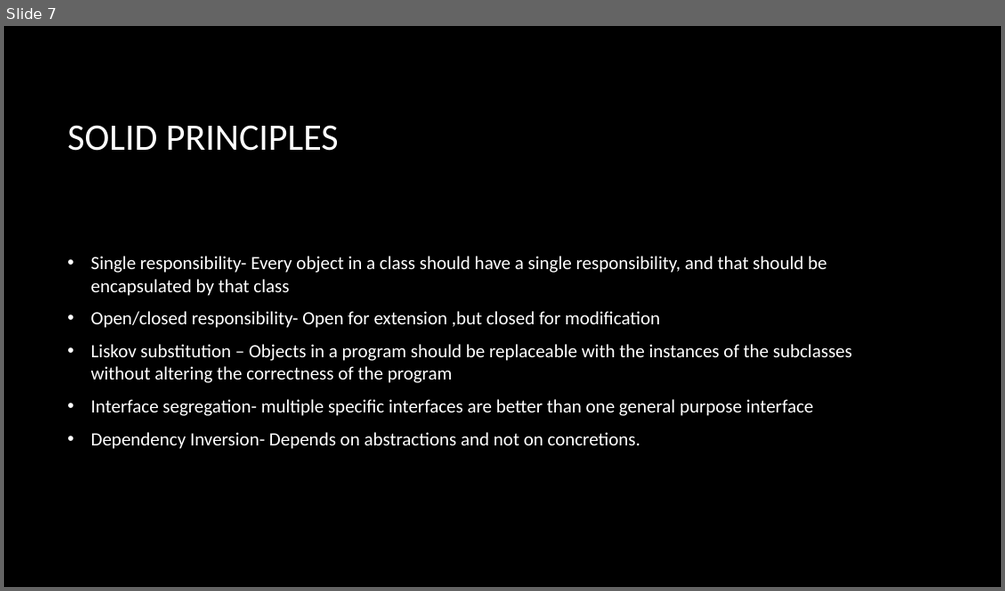
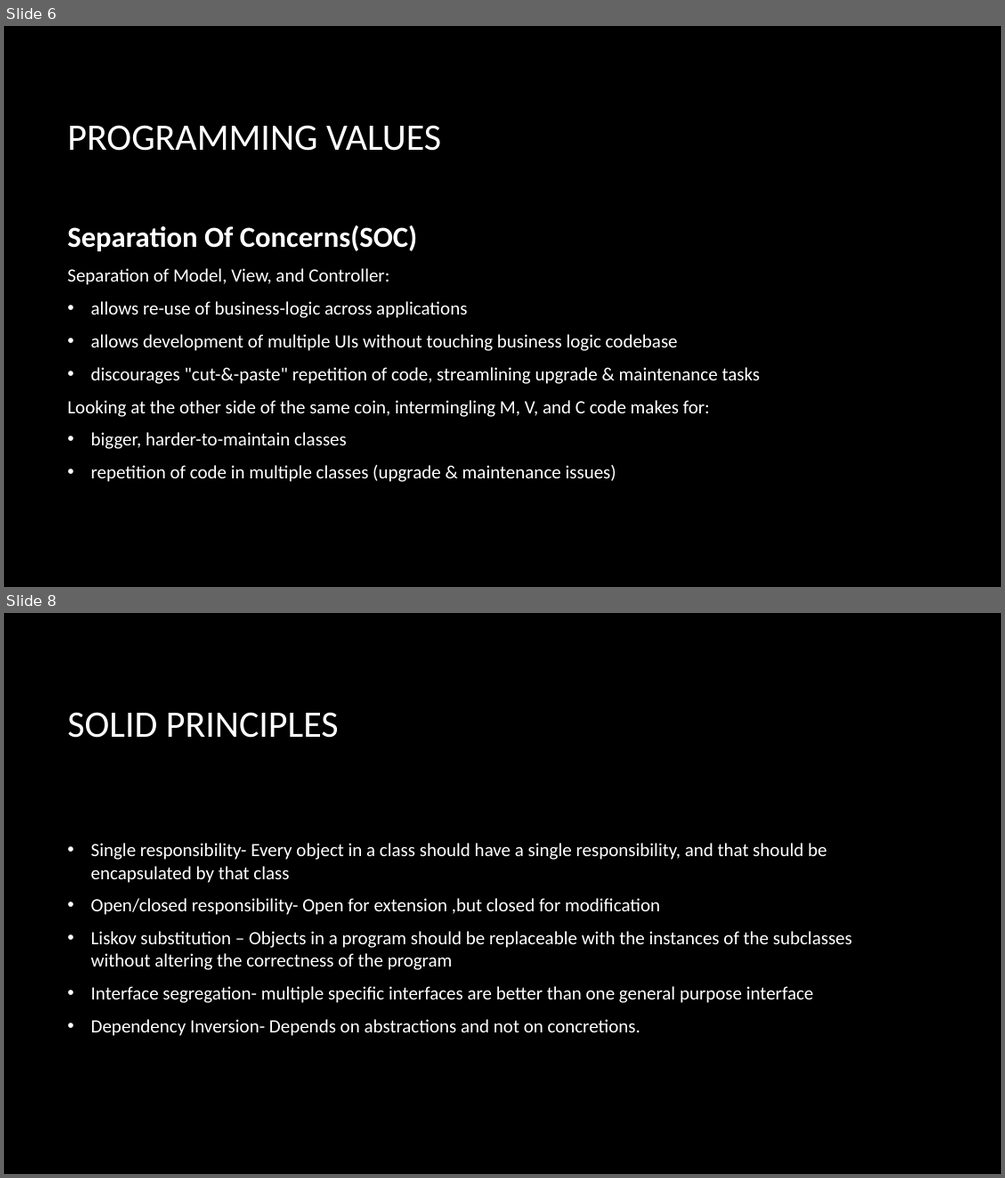
Before and after one commit to KBarros2014/TEAMB, a slide deck: site/documents/Final Presentation/final presentation.pptx. Shown one above the other, each under a label of ours: slide 7 before the commit, slides 6 and 8 after it; the slides between them are not shown. The pictures are 1005x591 and 1005x1178 pixels, drawn with LibreOffice and Linux fonts; fonts in the diff are those of the drawing; background and template pictures are left out. Boxes give left, top, right and bottom in pixels: in the first picture for what was removed or moved away, otherwise in the second. Text is boxed around its words. In the diff, an @@ line names an element or a change of style, - is before the commit and + after.

```diff
--- a/site/documents/Final Presentation/final presentation.pptx
+++ b/site/documents/Final Presentation/final presentation.pptx
@@ slide 6 added at (x1=4, y1=26, x2=1001, y2=587), background picture (left out) @@
@@ title added at (x1=67, y1=125, x2=441, y2=151), 36 pt, text #FFFFFF @@
+PROGRAMMING VALUES
@@ text added at (x1=67, y1=225, x2=760, y2=482), 18 pt, text #FFFFFF @@
+Separation Of Concerns(SOC)
+Separation of Model, View, and Controller:
+• allows re-use of business-logic across applications
+• allows development of multiple UIs without touching business logic codebase
+• discourages "cut-&-paste" repetition of code, streamlining upgrade & maintenance tasks
+Looking at the other side of the same coin, intermingling M, V, and C code makes for:
+• bigger, harder-to-maintain classes
+• repetition of code in multiple classes (upgrade & maintenance issues)
@@ what was slide 7 is now slide 8 @@
```
Also in this commit, not shown: 2 slides changed, 5 other slides added, 5 slides removed.
